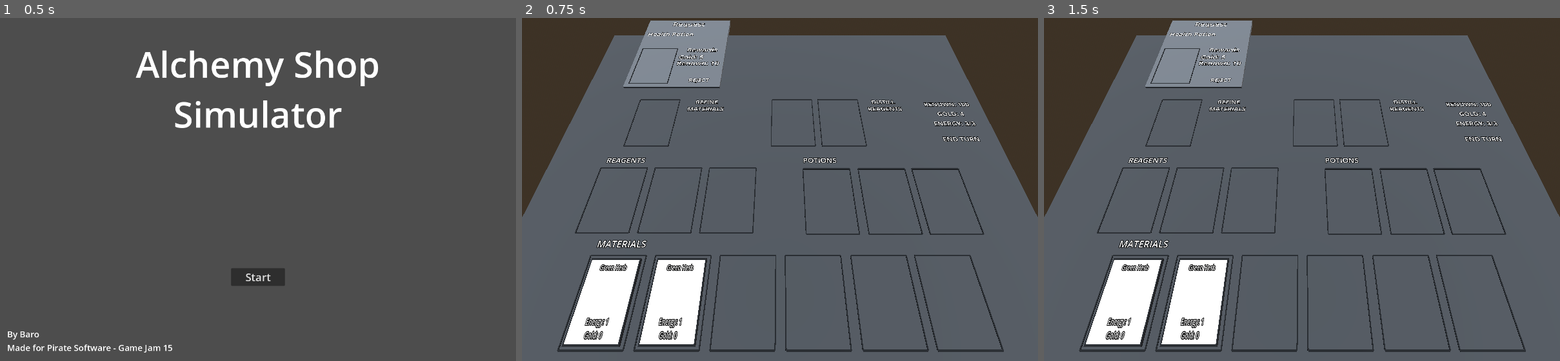
Above: before the commit, frames 1-3 (left to right).
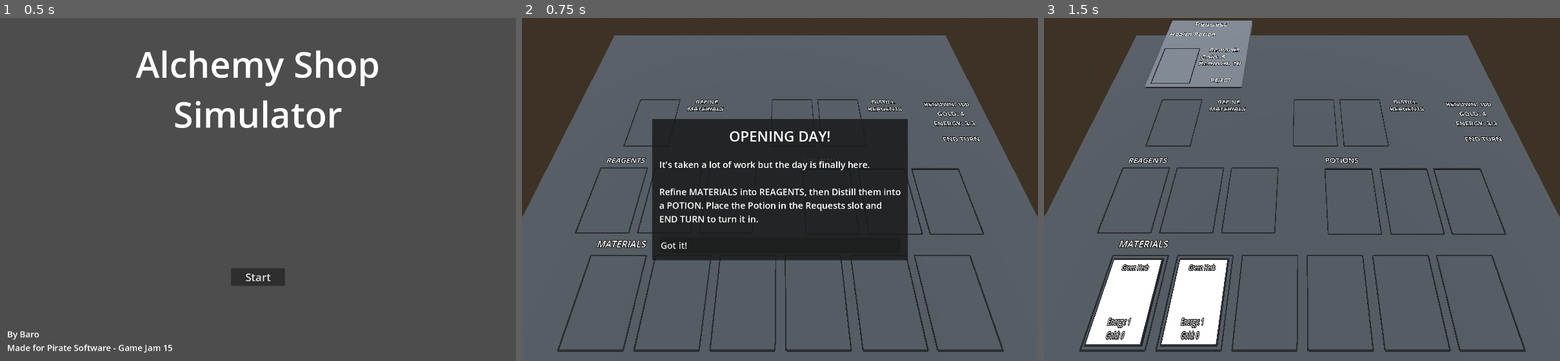
Above: after the commit, the same moments.

Repository: Barodas/game-jam-pirate-software-15
Game: Godot game, scene res://scenes/start_menu.tscn
The game is run twice, just before and just after one commit, with the same random seed, the same clock (stepped at 60 frames per second) and the same inputs.
Inputs (mouse positions are in pixels of both pictures, inside the frame that each line leads up to):
- Up to frame 1 (0.5 s): no input
- Up to frame 2 (0.75 s): click "Start" at 0.5 s
- Up to frame 3 (1.5 s): click (1302, 244) at 1.25 s, where only the run after the commit has a clickable "Got it!"

Frame 1 is identical in both runs. In frame 2, 28% of the frame differs, in the area x 7-75%, y 0-96%; in frame 3, nothing differs.

Commit message:
Implement Turn Event popup
- Create tutorial events for first few turns

Diff:
--- a/scenes/game.tscn
+++ b/scenes/game.tscn
@@ -17,6 +17,9 @@
 background_mode = 2
 sky = SubResource("Sky_ujj2c")
 tonemap_mode = 2
+
+[sub_resource type="LabelSettings" id="LabelSettings_b676h"]
+font_size = 25
 
 [sub_resource type="BoxMesh" id="BoxMesh_m024c"]
 
@@ -138,6 +141,9 @@
 [node name="Panel" type="Panel" parent="UI/TurnSummary"]
 layout_mode = 2
 
+[node name="Panel2" type="Panel" parent="UI/TurnSummary"]
+layout_mode = 2
+
 [node name="MarginContainer" type="MarginContainer" parent="UI/TurnSummary"]
 layout_mode = 2
 theme_override_constants/margin_left = 20
@@ -219,6 +225,9 @@
 [node name="Panel" type="Panel" parent="UI/EventPage"]
 layout_mode = 2
 
+[node name="Panel2" type="Panel" parent="UI/EventPage"]
+layout_mode = 2
+
 [node name="MarginContainer" type="MarginContainer" parent="UI/EventPage"]
 layout_mode = 2
 theme_override_constants/margin_left = 20
@@ -228,7 +237,7 @@
 
 [node name="VBoxContainer" type="VBoxContainer" parent="UI/EventPage/MarginContainer"]
 layout_mode = 2
-theme_override_constants/separation = 20
+theme_override_constants/separation = 35
 
 [node name="TitleLabel" type="Label" parent="UI/EventPage/MarginContainer/VBoxContainer"]
 layout_mode = 2
@@ -239,23 +248,26 @@
 
 [node name="ContentsLabel" type="Label" parent="UI/EventPage/MarginContainer/VBoxContainer"]
 layout_mode = 2
-theme_override_font_sizes/font_size = 30
 text = "Contents of event"
+label_settings = SubResource("LabelSettings_b676h")
 
 [node name="OptionButton1" type="Button" parent="UI/EventPage/MarginContainer/VBoxContainer"]
 layout_mode = 2
-theme_override_font_sizes/font_size = 30
+theme_override_font_sizes/font_size = 25
 text = "Option 1"
+alignment = 0
 
 [node name="OptionButton2" type="Button" parent="UI/EventPage/MarginContainer/VBoxContainer"]
 layout_mode = 2
-theme_override_font_sizes/font_size = 30
+theme_override_font_sizes/font_size = 25
 text = "Option 2"
+alignment = 0
 
 [node name="OptionButton3" type="Button" parent="UI/EventPage/MarginContainer/VBoxContainer"]
 layout_mode = 2
-theme_override_font_sizes/font_size = 30
+theme_override_font_sizes/font_size = 25
 text = "Option 3"
+alignment = 0
 
 [node name="World" type="Node3D" parent="."]
 
@@ -439,3 +451,6 @@
 
 [connection signal="pressed" from="UI/GameOver/MarginContainer/VBoxContainer/ReturnToMenuButton" to="." method="_on_return_to_menu_button_pressed"]
 [connection signal="pressed" from="UI/TurnSummary/MarginContainer/VBoxContainer/NextTurnButton" to="." method="_on_next_turn_button_pressed"]
+[connection signal="pressed" from="UI/EventPage/MarginContainer/VBoxContainer/OptionButton1" to="." method="_on_option_button_1_pressed"]
+[connection signal="pressed" from="UI/EventPage/MarginContainer/VBoxContainer/OptionButton2" to="." method="_on_option_button_2_pressed"]
+[connection signal="pressed" from="UI/EventPage/MarginContainer/VBoxContainer/OptionButton3" to="." method="_on_option_button_3_pressed"]
--- a/scripts/content_factory.gd
+++ b/scripts/content_factory.gd
@@ -65,3 +65,33 @@
 		for i in 2:
 			requests.push_back(get_random_request())
 	return requests
+
+static func generate_turn_event(turn:int):
+	if turn == 0:
+		return TurnEvent.create("Opening Day!",
+			"""It's taken a lot of work but the day is finally here.
+
+			Refine MATERIALS into REAGENTS, then Distill them into
+			a POTION. Place the Potion in the Requests slot and
+			END TURN to turn it in.""", "Got it!")
+	if turn == 1:
+		return TurnEvent.create("More variety!",
+		"""There's more to alchemy than just Health Potions.
+		Blue Herbs can be refined into a dust for creating
+		Mana Potions.
+
+		Customers can't tell at a glance what your potion does.
+		While you CAN sell them something different to what they
+		asked for, it will have a negative effect on your
+		reputation (RENOWN).
+
+		Alchemists with a good reputation will attract higher
+		paying customers!""", "Got it!")
+	if turn == 2:
+		return TurnEvent.create("Upgrades!",
+		"""Sometimes you will find a MATERIAL that can be used to upgrade
+		a part of your shop. These upgrades can do things like provide a
+		free craft each turn, or a chance to create additional outputs.
+
+		The cost can be steep, but the benefit will pay off over later turns.""", "I think I'll upgrade the Refining Station", "The Distilling Station could use an upgrade")
+	return null
--- a/scripts/game.gd
+++ b/scripts/game.gd
@@ -39,7 +39,7 @@
 @export var event_options3_button: Button
 
 var selected_slot: Slot
-var turn: int = 1
+var turn: int = 0
 var energy_cap: int
 var energy: int
 var renown: int
@@ -54,6 +54,7 @@
 var distill_cost: int = 1
 var process_time: float = 1.5
 var request_queue: Array[RequestData]
+var current_event: TurnEvent
 
 func set_energy(amount:int):
 	energy = amount
@@ -113,8 +114,21 @@
 	renown = 100
 	set_renown(renown)
 
+	#generate_turn_cards()
+	#generate_turn_requests()
+	assign_turn_event(ContentFactory.generate_turn_event(turn))
+
+func next_turn():
+	# Prepare next turn
+	turn += 1
+	renown_gain = 0
+	request_gain = 0
+	sales = 0
+	expenses = 0
+	set_energy(energy_cap)
 	generate_turn_cards()
 	generate_turn_requests()
+	end_turn_button.show()
 
 func generate_turn_cards():
 	var cards = ContentFactory.generate_cards(turn)
@@ -284,17 +298,38 @@
 
 func _on_next_turn_button_pressed():
 	summary_page.hide()
-	# Prepare next turn
-	turn += 1
-	renown_gain = 0
-	request_gain = 0
-	sales = 0
-	expenses = 0
-	set_energy(energy_cap)
-	generate_turn_cards()
-	generate_turn_requests()
-	#if turn == 2:
-		#request_queue.push_back(RequestData.create(
-			#"Mana Potion", Constants.TYPE.MANA, 5, 10))
-		#populate_requests()
-	end_turn_button.show()
+
+	var turn_event = ContentFactory.generate_turn_event(turn)
+	if turn_event != null:
+		assign_turn_event(turn_event)
+	else:
+		next_turn()
+
+func assign_turn_event(event:TurnEvent):
+	current_event = event
+	event_title_label.text = event.title
+	event_contents_label.text = event.content
+	event_options1_button.text = event.button_text1
+	if !event.button_text2.is_empty():
+		event_options2_button.text = event.button_text2
+		event_options2_button.show()
+	else:
+		event_options2_button.hide()
+	if !event.button_text3.is_empty():
+		event_options3_button.text = event.button_text3
+		event_options3_button.show()
+	else:
+		event_options3_button.hide()
+	event_page.show()
+
+func _on_option_button_1_pressed():
+	event_page.hide()
+	next_turn()
+
+func _on_option_button_2_pressed():
+	event_page.hide()
+	next_turn()
+
+func _on_option_button_3_pressed():
+	event_page.hide()
+	next_turn()
--- /dev/null
+++ b/scripts/turn_event.gd
@@ -0,0 +1,16 @@
+class_name TurnEvent
+
+var title: String
+var content: String
+var button_text1: String
+var button_text2: String
+var button_text3: String
+
+static func create(title:String, content:String, button1:String, button2:String = "", button3:String = ""):
+	var event = TurnEvent.new()
+	event.title = title
+	event.content = content
+	event.button_text1 = button1
+	event.button_text2 = button2
+	event.button_text3 = button3
+	return event
Not shown: 1 places in scenes/game.tscn that only renumber resources
